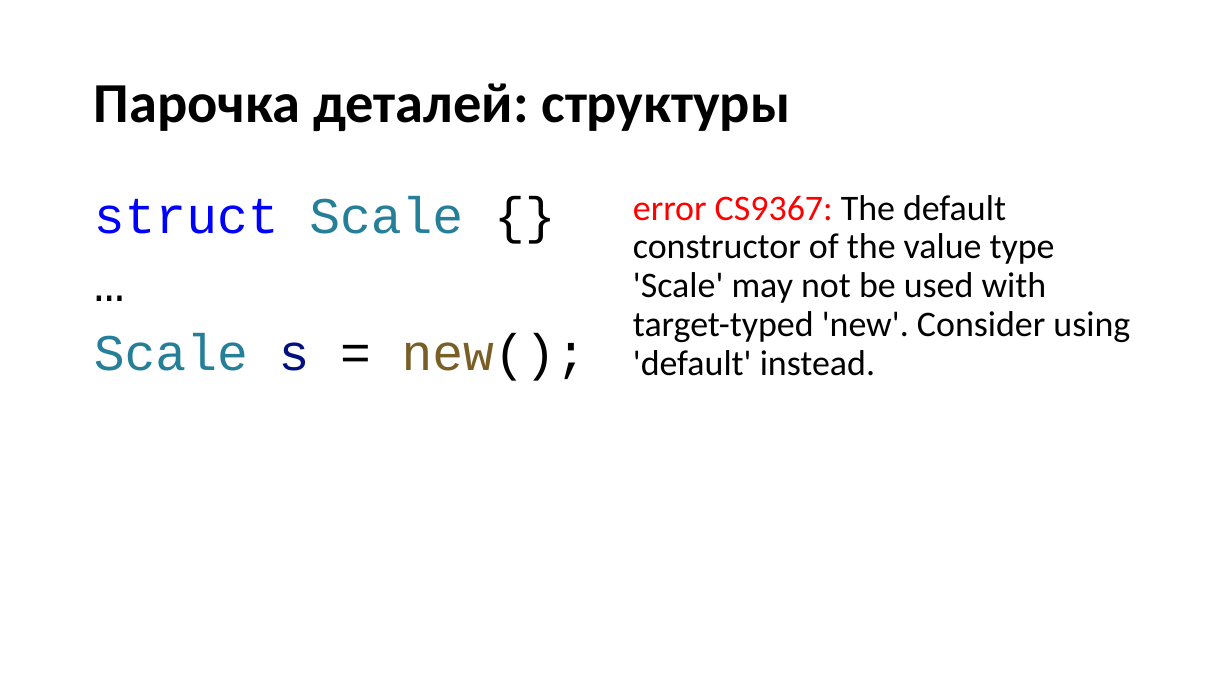
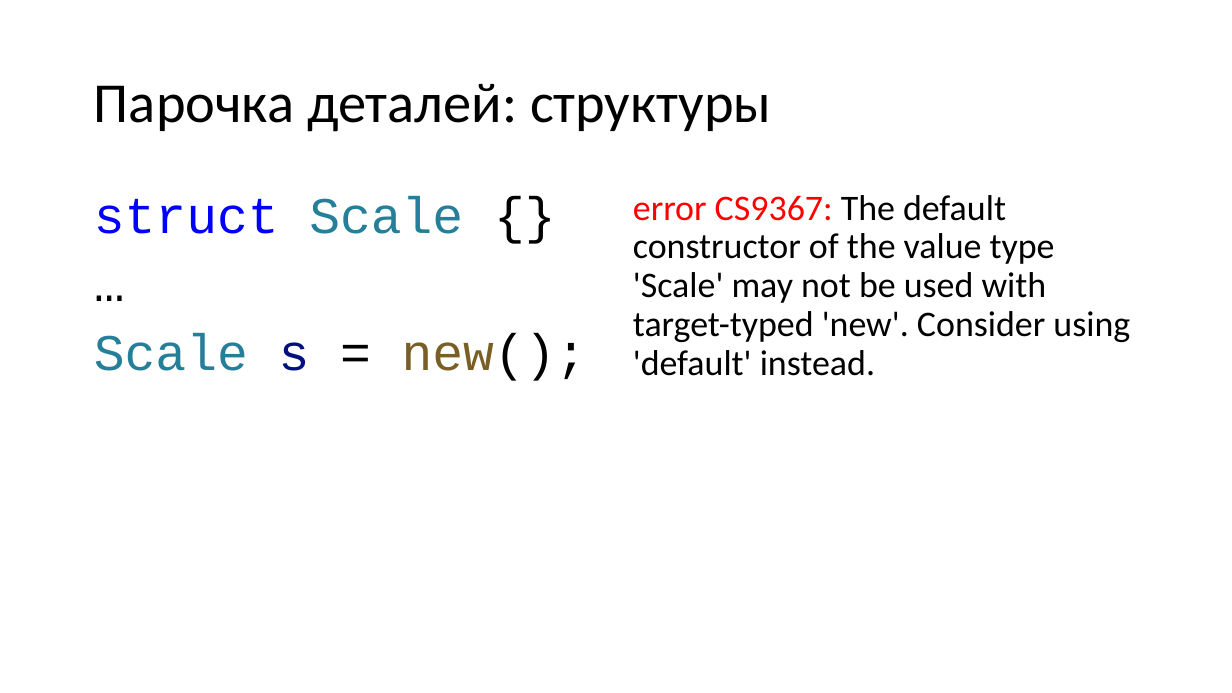
Before and after one commit to kugushev/presentations, a slide deck: slide 46 of Presentation.pptx (slide 41 before the commit). Drawn at 1232x693 pixels with LibreOffice and Linux fonts; fonts in the diff are those of the drawing. Boxes give left, top, right and bottom in pixels: in the first picture for what was removed or moved away, otherwise in the second. Text is boxed around its words. In the diff, an @@ line names an element or a change of style, - is before the commit and + after.

```diff
--- a/Presentation.pptx
+++ b/Presentation.pptx
@@ title "Парочка деталей: структуры" at [94,84,771,132]: bold off @@
```
Also in this commit, not shown: 7 other slides changed, 5 slides added, 1 slide removed, 3 other files.
